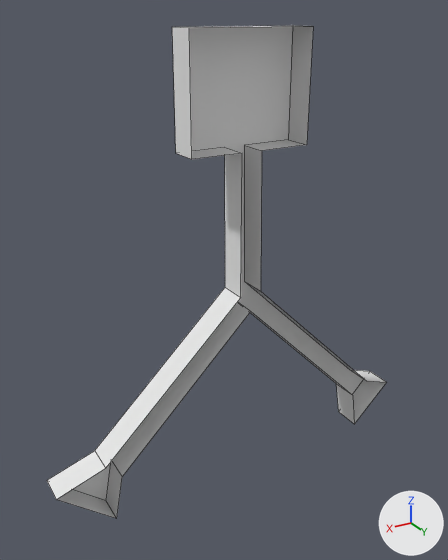
The OBJ model src/main/resources/assets/jsg/models/tesr/milkyway/ring/origin_0.obj as it was, and as the next commit left it.
Both versions are drawn from a 50 mm lens placed at (0.239, 0.198, 4.439), pointed at (0.015, -0.175, 4.253). The lights are fixed; the arrows at lower right show +X, +Y and +Z. Mesh edges are drawn as thin lines. Where no turn or scale is listed for an object, it has been applied to the vertices.

Names of what the first picture shows: 'PoO_classic_Earth_2'.
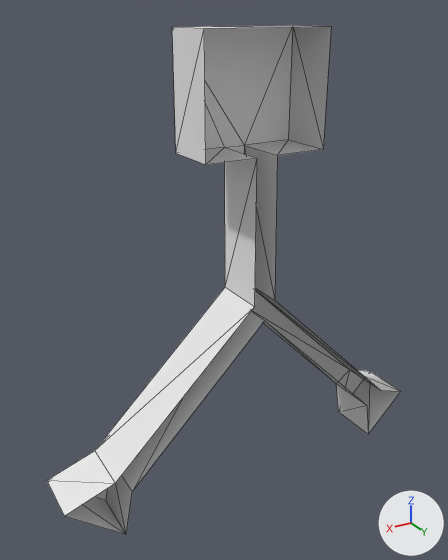
Commit message: Default PoO - ring variant

What differs and where, as boxes [x1, y1, x2, y2] in the pictures (448 x 560 px):
'PoO_classic_Earth_2', reshaped: before [47, 25, 386, 519]; after [47, 25, 401, 534]

What the commit changed:
me_poo_classic_earth_2 is used by ob_poo_classic_earth_2; location (0.0, 0.0, 0.0).
me_poo_classic_earth_2 had 34 vertices, 18 faces and spanned x -0.163..0.163, y -0.187..-0.163, z 4.075..4.431.
me_poo_classic_earth_2 now has 34 vertices, 49 faces and spans x -0.163..0.163, y -0.187..-0.145, z 4.075..4.431.
Part 1, on me_poo_classic_earth_2:
18 faces are deleted.
17 vertices in x -0.163..0.163, y -0.163, z 4.075..4.431 move by (0.0, 0.018, 0.0).
49 new faces join them.
